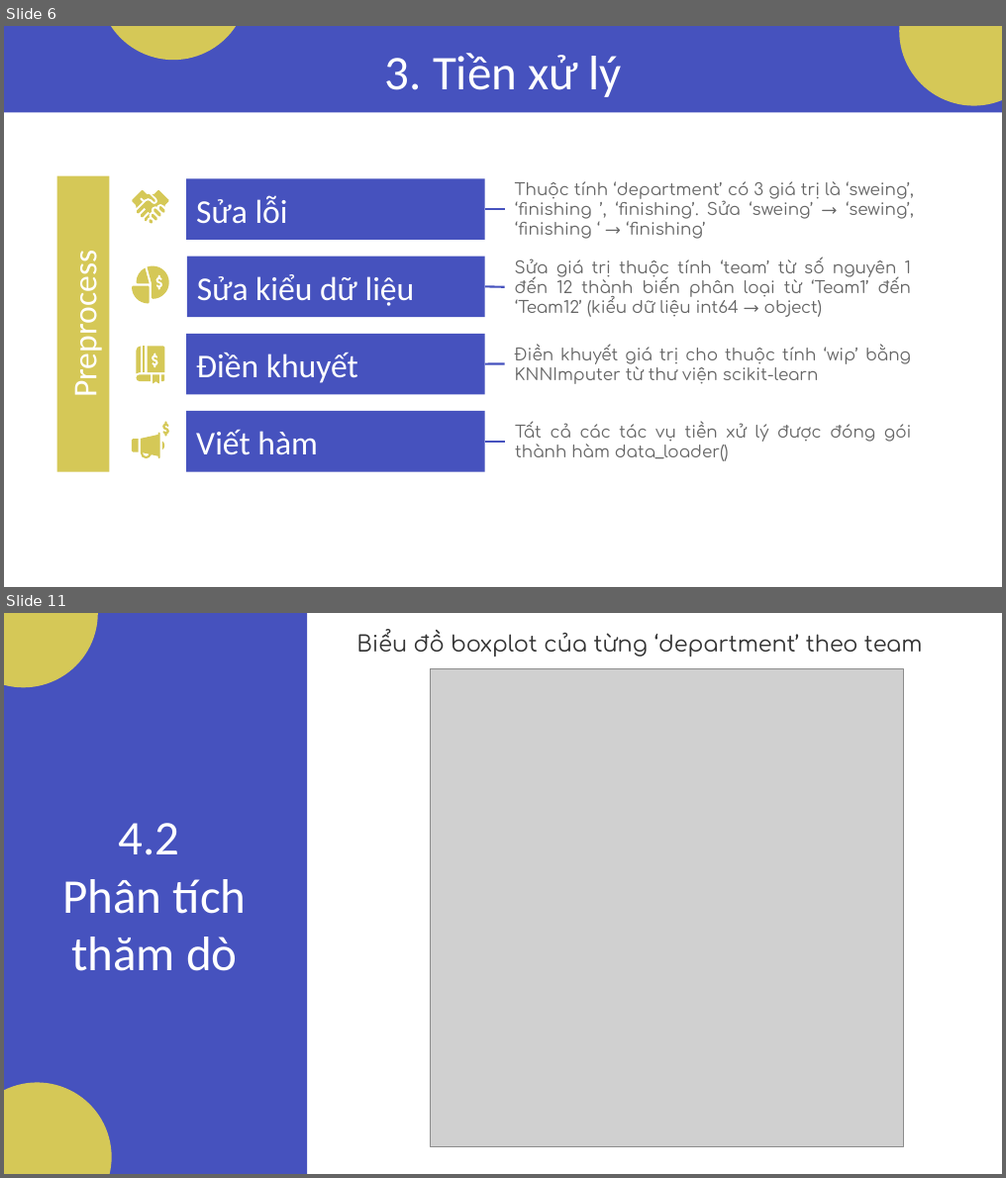
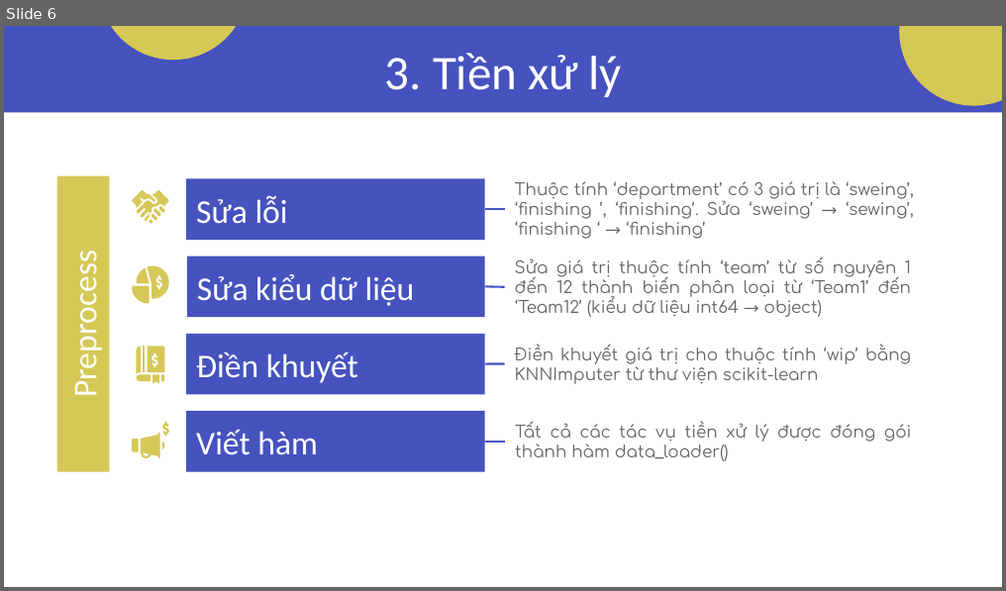
Before and after one commit to Tam1032/Garment-Employee-Productivity, a slide deck: Report/Slide.pptx. Shown one above the other, each under a label of ours: slides 6 and 11 before the commit, slide 6 after it; the slides between them are not shown. The pictures are 1006x1178 and 1006x591 pixels, drawn with LibreOffice and Linux fonts; fonts in the diff are those of the drawing; grey boxes stand for pictures. Boxes give left, top, right and bottom in pixels: in the first picture for what was removed or moved away, otherwise in the second. Text is boxed around its words. In the diff, an @@ line names an element or a change of style, - is before the commit and + after.

```diff
--- a/Report/Slide.pptx
+++ b/Report/Slide.pptx
@@ slide 11 removed at [4, 613, 1002, 1174], background #FFFFFF @@
@@ rectangle removed at [4, 613, 307, 1173] @@
@@ ellipse removed at [4, 613, 98, 687] @@
@@ text removed at [356, 629, 923, 657] @@
-Biểu đồ boxplot của từng ‘department’ theo team
@@ picture removed at [430, 668, 903, 1147] @@
@@ title removed at [62, 823, 247, 971] @@
-4.2
-Phân tích thăm dò
@@ ellipse removed at [4, 1083, 111, 1174] @@
```
Also in this commit, not shown: 8 slides changed, 2 slides added, 3 other slides removed, 1 other file.
